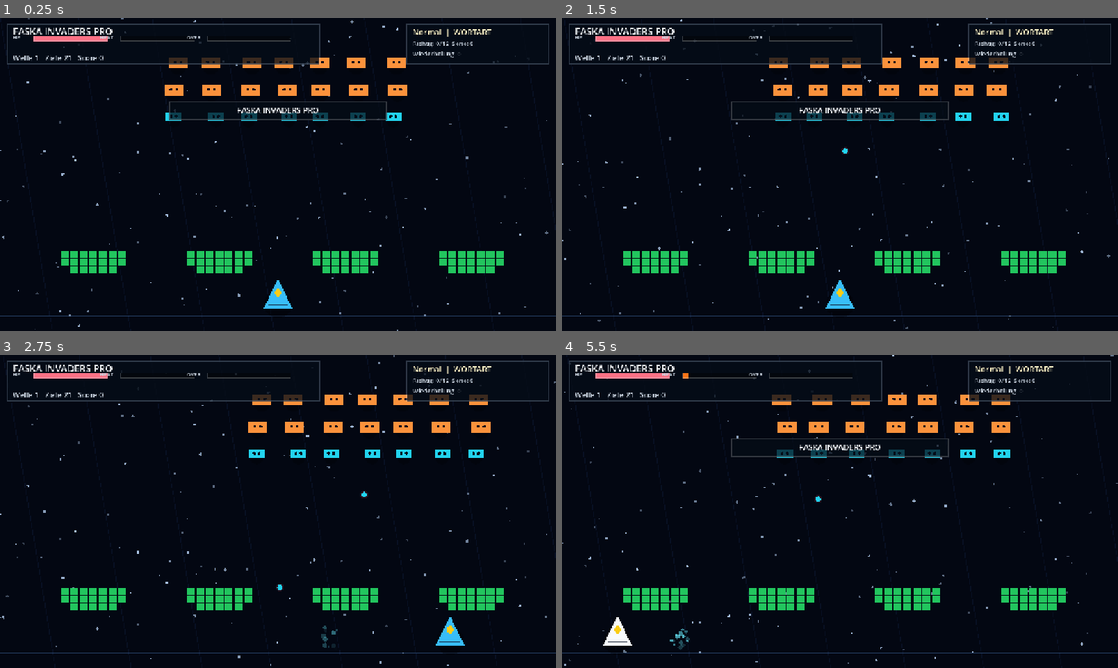
Above: before the commit, frames 1-4 (two rows, left to right).
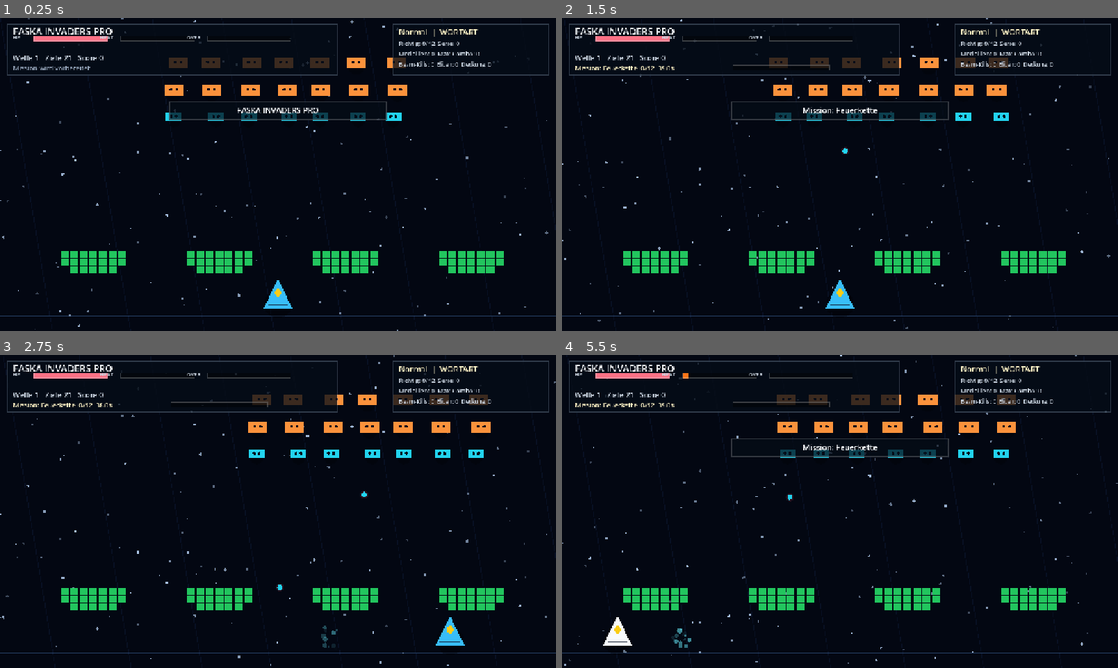
Above: after the commit, the same moments.

Repository: ralfarminkirchner-netizen/faska-flow-pro
Game: Godot game, scene res://scenes/main.tscn
The game is run twice, just before and just after one commit, with the same random seed, the same clock (stepped at 60 frames per second) and the same inputs.
Inputs (mouse positions are in pixels of both pictures, inside the frame that each line leads up to):
- Up to frame 1 (0.25 s): no input
- Up to frame 2 (1.5 s): tap Enter at 0.5 s; drag from (840, 174) to (895, 105) at 0.52 s; drag from (728, 190) to (812, 237) at 1.27 s
- Up to frame 3 (2.75 s): move the mouse to (333, 442) at 2.02 s; hold D from 2.03 s (still down); tap Enter at 2.1 s; tap Space at 2.3 s
- Up to frame 4 (5.5 s): release D at 2.75 s; drag from (812, 574) to (673, 464) at 2.77 s; move the mouse to (1006, 558) at 3.52 s; hold A 3.53-4.25 s; tap I at 3.6 s; tap Space at 3.77, 4.07, 5.3 s; tap R at 3.8 s; drag from (673, 464) to (756, 433) at 4.27 s; move the mouse to (867, 511) at 5.02 s; hold A from 5.03 s (still down); tap Enter at 5.1 s; click (867, 511) at 5.17 s

The runs differ from the first frame. In frame 1, 1.8% of the frame differs, in the area x 1-99%, y 1-19%; in frame 2, 2.1%; in frame 3, 1.9%; in frame 4, 3.1%, in the area x 0-100%, y 0-95%.

Commit message:
feat(invaders): add mission-driven formation pressure

Diff:
--- a/godot/faska-invaders/scripts/main.gd
+++ b/godot/faska-invaders/scripts/main.gd
@@ -8,8 +8,20 @@
 const MAX_HEAT := 100.0
 const MAX_OVERDRIVE := 100.0
 const LEARN_GOAL := 12
+const MISSION_TIME := 38.0
 
 const LESSONS = ["WORTART", "LESEN", "SATZ", "KOMPOSITUM", "MATHE", "ENGLISCH", "SACHKUNDE"]
+
+const MISSION_BANK = [
+	{"id": "combo", "title": "Feuerkette", "goal": 12, "reward": 900, "brief": "Halte eine Trefferkette."},
+	{"id": "charge", "title": "Charge-Beam", "goal": 3, "reward": 820, "brief": "Zerstoere Ziele mit geladenem Beam."},
+	{"id": "elite", "title": "Elite-Jagd", "goal": 2, "reward": 980, "brief": "Schalte gelbe Elite-Invader aus."},
+	{"id": "barrier", "title": "Schildwall", "goal": 7, "reward": 760, "brief": "Lass Deckungen Treffer abfangen."},
+	{"id": "dash", "title": "Ausweichflug", "goal": 4, "reward": 720, "brief": "Nutze Dashs ohne den Druck zu verlieren."},
+	{"id": "overdrive", "title": "Overdrive-Raid", "goal": 1, "reward": 1040, "brief": "Zuendele eine volle Overdrive-Phase."},
+	{"id": "boss", "title": "Mutterschiff", "goal": 1, "reward": 1500, "brief": "Zerstoere den Boss dieser Welle."},
+	{"id": "learn", "title": "Antwort-Fokus", "goal": 3, "reward": 1100, "brief": "Triff richtige Lern-Antwortziele."}
+]
 
 const INVADER_TYPES = {
 	"scout": {"hp": 1.0, "points": 90, "color": "#22d3ee", "radius": 18.0, "fire": 1.0},
@@ -107,6 +119,17 @@
 var score := 0
 var combo := 0
 var combo_timer := 0.0
+var max_combo := 0
+var mission := {}
+var mission_progress := 0
+var mission_timer := 0.0
+var mission_index := -1
+var mission_cooldown := 0.0
+var mission_medals := 0
+var charged_kills := 0
+var elite_kills := 0
+var barrier_saves := 0
+var dive_timer := 3.2
 var direction := 1.0
 var formation := Vector2.ZERO
 var formation_speed := 44.0
@@ -182,6 +205,17 @@
 	score = 0
 	combo = 0
 	combo_timer = 0.0
+	max_combo = 0
+	mission.clear()
+	mission_progress = 0
+	mission_timer = 0.0
+	mission_index = -1
+	mission_cooldown = 0.4
+	mission_medals = 0
+	charged_kills = 0
+	elite_kills = 0
+	barrier_saves = 0
+	dive_timer = 3.2
 	direction = 1.0
 	formation = Vector2.ZERO
 	formation_speed = 44.0
@@ -252,6 +286,15 @@
 	combo_timer = maxf(0.0, combo_timer - delta)
 	if combo_timer <= 0.0:
 		combo = 0
+	if phase == "run":
+		if mission.size() > 0:
+			mission_timer = maxf(0.0, mission_timer - delta)
+			if mission_timer <= 0.0:
+				fail_mission()
+		else:
+			mission_cooldown = maxf(0.0, mission_cooldown - delta)
+			if mission_cooldown <= 0.0 and wave > 0:
+				start_next_mission()
 
 func update_player(delta: float) -> void:
 	var axis := read_axis()
@@ -272,11 +315,13 @@
 		player.invuln = 0.28
 		player.heat += 14.0
 		spawn_particles(Vector2(float(player.x), PLAYER_Y + 10.0), Color.html("#67e8f9"), 14, 190.0)
+		advance_mission("dash", 1, Vector2(float(player.x), PLAYER_Y))
 	if (key_once(KEY_I) or consume_touch_edge("overdrive")) and float(player.overdrive) >= MAX_OVERDRIVE:
 		player.overdrive = 7.0
 		player.heat = 0.0
 		add_floater(Vector2(float(player.x), PLAYER_Y - 72.0), "OVERDRIVE", Color.html("#facc15"))
 		spawn_particles(Vector2(float(player.x), PLAYER_Y - 20.0), Color.html("#facc15"), 32, 320.0)
+		advance_mission("overdrive", 1, Vector2(float(player.x), PLAYER_Y - 72.0))
 	if key_once(KEY_J) or consume_touch_edge("fire"):
 		fire_player_shot(1.0, false)
 	var charge_now := Input.is_key_pressed(KEY_K) or bool(touch_button_state.get("charge", false))
@@ -345,15 +390,68 @@
 	formation.x += direction * formation_speed * delta
 	formation_speed = minf(142.0, 42.0 + float(wave) * 7.0 + float(45 - invaders.size()) * 1.15)
 	enemy_fire_timer -= delta
+	dive_timer -= delta
+	if dive_timer <= 0.0:
+		start_enemy_dive()
 	for invader in invaders:
 		invader.hit = maxf(0.0, float(invader.hit) - delta)
-		var wobble := sin(elapsed * 2.4 + float(invader.phase)) * 7.0
-		invader.pos = Vector2(float(invader.base.x) + formation.x + wobble, float(invader.base.y) + formation.y)
+		if bool(invader.get("dive", false)):
+			update_diving_invader(invader, delta)
+		else:
+			var wobble := sin(elapsed * 2.4 + float(invader.phase)) * 7.0
+			invader.pos = Vector2(float(invader.base.x) + formation.x + wobble, float(invader.base.y) + formation.y)
 		if float(invader.pos.y) > PLAYER_Y - 76.0:
 			player.hp = 0.0
 	if enemy_fire_timer <= 0.0:
 		fire_enemy_wave()
 		enemy_fire_timer = rng.randf_range(0.52, 1.25) / maxf(1.0, 0.8 + float(wave) * 0.08)
+
+func start_enemy_dive() -> void:
+	dive_timer = rng.randf_range(2.5, 4.6) / maxf(1.0, 0.82 + float(wave) * 0.045)
+	if wave < 2 or invaders.size() <= 5:
+		return
+	var candidates := []
+	for invader in invaders:
+		if bool(invader.get("dive", false)):
+			continue
+		if float(invader.pos.y) < PLAYER_Y - 155.0 and (bool(invader.elite) or str(invader.type) in ["hunter", "manta", "sentinel"]):
+			candidates.append(invader)
+	if candidates.size() == 0:
+		for invader in invaders:
+			if not bool(invader.get("dive", false)) and float(invader.pos.y) < PLAYER_Y - 180.0:
+				candidates.append(invader)
+	if candidates.size() == 0:
+		return
+	var invader: Dictionary = candidates[rng.randi_range(0, candidates.size() - 1)]
+	invader.dive = true
+	invader.dive_t = 0.0
+	invader.dive_origin = Vector2(invader.pos)
+	invader.dive_target_x = clampf(float(player.x) + rng.randf_range(-54.0, 54.0), 62.0, VIEW_W - 62.0)
+	invader.dive_amp = rng.randf_range(-72.0, 72.0)
+	invader.dive_speed = rng.randf_range(0.72, 0.94) + minf(0.24, float(wave) * 0.018)
+	add_floater(Vector2(invader.pos), "DIVE", Color.html("#fef08a"))
+
+func update_diving_invader(invader: Dictionary, delta: float) -> void:
+	var t := minf(1.12, float(invader.dive_t) + delta * float(invader.dive_speed))
+	invader.dive_t = t
+	var origin: Vector2 = invader.dive_origin
+	var target_x := float(invader.dive_target_x)
+	var arc := sin(t * PI)
+	invader.pos = Vector2(
+		lerpf(origin.x, target_x, minf(1.0, t)) + sin(t * TAU) * float(invader.dive_amp),
+		lerpf(origin.y, PLAYER_Y - 92.0, minf(1.0, t)) - arc * 42.0
+	)
+	if Vector2(invader.pos).distance_to(Vector2(float(player.x), PLAYER_Y)) < float(invader.radius) + 29.0:
+		invader.dive = false
+		if float(player.invuln) > 0.0:
+			return
+		shake = 0.22
+		combo = 0
+		player.invuln = 0.58
+		player.hp -= 16.0 + float(wave) * 1.2
+		spawn_particles(Vector2(invader.pos), Color.html("#fecaca"), 16, 180.0)
+	if t >= 1.0:
+		invader.dive = false
 
 func fire_enemy_wave() -> void:
 	if invaders.size() == 0:
@@ -426,6 +524,9 @@
 		if float(boss.hp) <= 0.0:
 			score += 2400 + wave * 80
 			add_floater(Vector2(float(boss.x), float(boss.y)), "BOSS +" + str(2400 + wave * 80), Color.html("#facc15"))
+			if bool(shot.charged):
+				advance_mission("charge", 1, Vector2(float(boss.x), float(boss.y)))
+			advance_mission("boss", 1, Vector2(float(boss.x), float(boss.y)))
 			spawn_pickup(Vector2(float(boss.x), float(boss.y)), "overdrive")
 			spawn_particles(Vector2(float(boss.x), float(boss.y)), Color.html("#facc15"), 42, 350.0)
 			boss.clear()
@@ -434,6 +535,7 @@
 		if Vector2(shot.pos).distance_to(Vector2(invader.pos)) < float(invader.radius) + float(shot.radius):
 			invader.hp -= float(shot.damage)
 			invader.hit = 0.16
+			invader.last_hit_charged = bool(shot.charged)
 			shot.life = 0.0
 			spawn_particles(Vector2(shot.pos), Color.html(str(invader.color)), 8, 120.0)
 			if float(invader.hp) <= 0.0:
@@ -448,6 +550,9 @@
 			if float(cell.hp) > 0.0 and Rect2(cell.rect).grow(float(shot.radius)).has_point(Vector2(shot.pos)):
 				cell.hp -= 1.0
 				shot.life = 0.0
+				barrier_saves += 1
+				var hit_rect := Rect2(cell.rect)
+				advance_mission("barrier", 1, hit_rect.position + hit_rect.size * 0.5)
 				spawn_particles(Vector2(shot.pos), Color.html("#fde68a"), 5, 80.0)
 				return
 	if Vector2(shot.pos).distance_to(Vector2(float(player.x), PLAYER_Y)) < 30.0 + float(shot.radius):
@@ -469,6 +574,12 @@
 	add_combo(1)
 	player.overdrive = minf(MAX_OVERDRIVE, float(player.overdrive) + 4.0)
 	add_floater(Vector2(invader.pos), "+" + str(points), Color.html("#bbf7d0"))
+	if bool(invader.elite):
+		elite_kills += 1
+		advance_mission("elite", 1, Vector2(invader.pos))
+	if bool(invader.get("last_hit_charged", false)):
+		charged_kills += 1
+		advance_mission("charge", 1, Vector2(invader.pos))
 	if mode == "Lernen" and str(invader.label) != "":
 		resolve_answer_invader(invader)
 	if rng.randf() < 0.12 or bool(invader.elite):
@@ -488,9 +599,87 @@
 
 func add_combo(amount: int) -> void:
 	combo += amount
+	max_combo = maxi(max_combo, combo)
 	combo_timer = 2.0
+	if mission.size() > 0 and str(mission.get("id", "")) == "combo" and combo >= int(mission.get("goal", 1)):
+		advance_mission("combo", int(mission.get("goal", 1)) - mission_progress, Vector2(float(player.x), PLAYER_Y - 90.0))
 	if combo % 8 == 0:
 		add_floater(Vector2(float(player.x), PLAYER_Y - 90.0), str(combo) + " COMBO", Color.html("#facc15"))
+
+func start_next_mission() -> void:
+	var candidates := []
+	var has_elites := false
+	for invader in invaders:
+		if bool(invader.elite):
+			has_elites = true
+			break
+	for template in MISSION_BANK:
+		var id := str(template.id)
+		if id == "learn" and mode != "Lernen":
+			continue
+		if id == "boss" and boss.size() == 0:
+			continue
+		if id == "elite" and not has_elites:
+			continue
+		candidates.append(template)
+	if candidates.size() == 0:
+		mission.clear()
+		mission_cooldown = 2.0
+		return
+	mission_index += 1
+	mission = Dictionary(candidates[mission_index % candidates.size()]).duplicate(true)
+	mission_progress = 0
+	mission_timer = MISSION_TIME + minf(16.0, float(wave) * 1.35)
+	message = "Mission: " + str(mission.title)
+	message_timer = 1.35
+
+func advance_mission(id: String, amount: int = 1, pos: Vector2 = Vector2.ZERO) -> void:
+	if mission.size() == 0 or str(mission.get("id", "")) != id:
+		return
+	mission_progress = mini(int(mission.get("goal", 1)), mission_progress + maxi(1, amount))
+	if mission_progress >= int(mission.get("goal", 1)):
+		complete_mission(pos)
+
+func complete_mission(pos: Vector2) -> void:
+	if mission.size() == 0:
+		return
+	var reward := int(mission.get("reward", 500)) + wave * 45 + max_combo * 6
+	var title := str(mission.get("title", "Mission"))
+	score += reward
+	mission_medals += 1
+	player.overdrive = minf(MAX_OVERDRIVE, float(player.overdrive) + 18.0)
+	repair_barriers(0.8 + float(mission_medals % 3) * 0.4)
+	add_floater(pos, "MISSION +" + str(reward), Color.html("#facc15"))
+	if mission_medals % 3 == 0:
+		spawn_pickup(Vector2(float(player.x), PLAYER_Y - 210.0), "overdrive")
+	elif mission_medals % 2 == 0:
+		spawn_pickup(Vector2(float(player.x), PLAYER_Y - 210.0), "shield")
+	message = title + " geschafft"
+	message_timer = 1.7
+	mission.clear()
+	mission_progress = 0
+	mission_timer = 0.0
+	mission_cooldown = 2.0
+
+func fail_mission() -> void:
+	if mission.size() == 0:
+		return
+	var title := str(mission.get("title", "Mission"))
+	score = maxi(0, score - 160)
+	message = title + " verpasst"
+	message_timer = 1.4
+	mission.clear()
+	mission_progress = 0
+	mission_timer = 0.0
+	mission_cooldown = 1.35
+
+func repair_barriers(amount: float) -> void:
+	for barrier in barriers:
+		for cell in barrier.cells:
+			if float(cell.hp) <= 0.0 and mission_medals % 2 == 0:
+				cell.hp = minf(float(cell.max_hp), amount)
+			elif float(cell.hp) > 0.0:
+				cell.hp = minf(float(cell.max_hp), float(cell.hp) + amount)
 
 func spawn_pickup(pos: Vector2, kind: String) -> void:
 	pickups.append({"pos": pos, "kind": kind, "life": 10.0, "bob": rng.randf() * TAU})
@@ -545,6 +734,8 @@
 	if mode == "Lernen":
 		prepare_task()
 		ensure_learn_targets()
+	if mission.size() == 0:
+		mission_cooldown = minf(mission_cooldown, 0.55)
 
 func spawn_invader_wave() -> void:
 	var cols := mini(10, 7 + wave / 2)
@@ -579,7 +770,14 @@
 				"elite": elite,
 				"label": "",
 				"correct": false,
-				"hit": 0.0
+				"hit": 0.0,
+				"last_hit_charged": false,
+				"dive": false,
+				"dive_t": 0.0,
+				"dive_origin": Vector2.ZERO,
+				"dive_target_x": 0.0,
+				"dive_amp": 0.0,
+				"dive_speed": 0.0
 			})
 	message = "Welle " + str(wave) + " - Formation bricht an."
 	message_timer = 1.35
@@ -601,7 +799,14 @@
 			"elite": false,
 			"label": "",
 			"correct": false,
-			"hit": 0.0
+			"hit": 0.0,
+			"last_hit_charged": false,
+			"dive": false,
+			"dive_t": 0.0,
+			"dive_origin": Vector2.ZERO,
+			"dive_target_x": 0.0,
+			"dive_amp": 0.0,
+			"dive_speed": 0.0
 		})
 	boss = {"x": VIEW_W * 0.5, "y": 116.0, "vx": 105.0 + float(wave) * 6.0, "hp": 28.0 + float(wave) * 7.0, "max_hp": 28.0 + float(wave) * 7.0, "fire": 1.1, "laser": 2.4, "hit": 0.0}
 	message = "Boss-Welle " + str(wave)
@@ -610,6 +815,10 @@
 func toggle_mode() -> void:
 	mode = "Lernen" if mode == "Normal" else "Normal"
 	clear_labels()
+	mission.clear()
+	mission_progress = 0
+	mission_timer = 0.0
+	mission_cooldown = 0.35
 	if mode == "Lernen":
 		prepare_task()
 		ensure_learn_targets()
@@ -620,6 +829,11 @@
 	lesson_index = (lesson_index + 1) % LESSONS.size()
 	clear_labels()
 	active_task.clear()
+	if str(mission.get("id", "")) == "learn":
+		mission.clear()
+		mission_progress = 0
+		mission_timer = 0.0
+		mission_cooldown = 0.35
 	if mode == "Lernen":
 		prepare_task()
 		ensure_learn_targets()
@@ -689,6 +903,7 @@
 		score += 650
 		player.hp = minf(MAX_HP, float(player.hp) + 10.0)
 		player.overdrive = minf(MAX_OVERDRIVE, float(player.overdrive) + 12.0)
+		advance_mission("learn", 1, Vector2(invader.pos))
 		add_floater(Vector2(invader.pos), "RICHTIG +650", Color.html("#bbf7d0"))
 		active_task.clear()
 		clear_labels()
@@ -873,6 +1088,10 @@
 		var color := Color.html(str(invader.color))
 		if float(invader.hit) > 0.0:
 			color = color.lerp(Color.WHITE, 0.55)
+		if bool(invader.get("dive", false)):
+			var origin: Vector2 = invader.dive_origin
+			draw_line(origin, pos, Color(0.99, 0.9, 0.5, 0.22), 4.0)
+			draw_arc(pos, radius + 11.0, -PI * 0.2, PI * 1.2, 28, Color.html("#facc15"), 3.0)
 		draw_circle(pos + Vector2(0, 9), radius * 0.82, Color(0, 0, 0, 0.28))
 		draw_rect(Rect2(pos.x - radius, pos.y - radius * 0.55, radius * 2.0, radius * 1.1), color, true)
 		draw_circle(pos + Vector2(-radius * 0.56, -radius * 0.16), radius * 0.42, color)
@@ -936,7 +1155,7 @@
 		draw_string(font, Vector2(floater.pos) + Vector2(-80, 0), str(floater.text), HORIZONTAL_ALIGNMENT_CENTER, 160.0, 18, c2)
 
 func draw_hud() -> void:
-	var panel := Rect2(16, 14, minf(size.x - 32.0, 720.0), 92.0)
+	var panel := Rect2(16, 14, minf(size.x - 32.0, 760.0), 118.0)
 	draw_rect(panel, Color(0.02, 0.05, 0.09, 0.78), true)
 	draw_rect(panel, Color(0.78, 0.88, 1.0, 0.22), false, 2.0)
 	draw_string(font, Vector2(30, 39), "FASKA INVADERS PRO", HORIZONTAL_ALIGNMENT_LEFT, 310.0, 22, Color.html("#f8fafc"))
@@ -945,14 +1164,24 @@
 	var over_ratio := float(player.overdrive) / MAX_OVERDRIVE if float(player.overdrive) <= MAX_OVERDRIVE else float(player.overdrive) / 7.0
 	draw_bar(Vector2(430, 56), 190.0, "OVER", clampf(over_ratio, 0.0, 1.0), Color.html("#facc15"))
 	draw_string(font, Vector2(30, 98), "Welle " + str(wave) + "   Ziele " + str(invaders.size()) + "   Score " + str(score), HORIZONTAL_ALIGNMENT_LEFT, 580.0, 17, Color.html("#cbd5e1"))
-	var right := Rect2(size.x - 344.0, 14.0, 328.0, 92.0)
+	if mission.size() > 0:
+		var goal := int(mission.get("goal", 1))
+		var ratio := float(mission_progress) / float(maxi(1, goal))
+		draw_string(font, Vector2(30, 121), "Mission: " + str(mission.get("title", "")) + "  " + str(mission_progress) + "/" + str(goal) + "  " + str(ceil(mission_timer)) + "s", HORIZONTAL_ALIGNMENT_LEFT, 360.0, 15, Color.html("#fef3c7"))
+		draw_rect(Rect2(Vector2(394, 108), Vector2(222, 12)), Color(0, 0, 0, 0.42), true)
+		draw_rect(Rect2(Vector2(394, 108), Vector2(222.0 * clampf(ratio, 0.0, 1.0), 12)), Color.html("#22d3ee"), true)
+		draw_rect(Rect2(Vector2(394, 108), Vector2(222, 12)), Color(1, 1, 1, 0.22), false, 2.0)
+	else:
+		draw_string(font, Vector2(30, 121), "Mission wird vorbereitet", HORIZONTAL_ALIGNMENT_LEFT, 360.0, 15, Color.html("#94a3b8"))
+	var right := Rect2(size.x - 376.0, 14.0, 360.0, 118.0)
 	draw_rect(right, Color(0.02, 0.05, 0.09, 0.78), true)
 	draw_rect(right, Color(0.78, 0.88, 1.0, 0.22), false, 2.0)
-	draw_string(font, right.position + Vector2(14, 25), mode + "  |  " + str(LESSONS[lesson_index]), HORIZONTAL_ALIGNMENT_LEFT, 296.0, 18, Color.html("#fef3c7"))
-	draw_string(font, right.position + Vector2(14, 50), "Richtig: " + str(learn_correct) + "/" + str(LEARN_GOAL) + "  Serie: " + str(learn_streak), HORIZONTAL_ALIGNMENT_LEFT, 296.0, 14, Color.html("#cbd5e1"))
-	draw_string(font, right.position + Vector2(14, 74), "Wiederholung: " + str(repeat_queue.size()), HORIZONTAL_ALIGNMENT_LEFT, 296.0, 14, Color.html("#cbd5e1"))
+	draw_string(font, right.position + Vector2(14, 25), mode + "  |  " + str(LESSONS[lesson_index]), HORIZONTAL_ALIGNMENT_LEFT, 328.0, 18, Color.html("#fef3c7"))
+	draw_string(font, right.position + Vector2(14, 50), "Richtig: " + str(learn_correct) + "/" + str(LEARN_GOAL) + "  Serie: " + str(learn_streak), HORIZONTAL_ALIGNMENT_LEFT, 328.0, 14, Color.html("#cbd5e1"))
+	draw_string(font, right.position + Vector2(14, 74), "Medaillen: " + str(mission_medals) + "  Max-Combo: " + str(max_combo), HORIZONTAL_ALIGNMENT_LEFT, 328.0, 14, Color.html("#cbd5e1"))
+	draw_string(font, right.position + Vector2(14, 98), "Beam-Kills: " + str(charged_kills) + "  Eliten: " + str(elite_kills) + "  Deckung: " + str(barrier_saves), HORIZONTAL_ALIGNMENT_LEFT, 328.0, 13, Color.html("#cbd5e1"))
 	if mode == "Lernen" and active_task.size() > 0:
-		var qpanel := Rect2(170.0, 118.0, size.x - 340.0, 62.0)
+		var qpanel := Rect2(170.0, 146.0, size.x - 340.0, 62.0)
 		draw_rect(qpanel, Color(0.92, 0.96, 1.0, 0.92), true)
 		draw_rect(qpanel, Color(0.38, 0.67, 1.0, 0.7), false, 3.0)
 		draw_string(font, qpanel.position + Vector2(14, 24), str(active_task.prompt), HORIZONTAL_ALIGNMENT_LEFT, qpanel.size.x - 28.0, 20, Color.html("#0f172a"))
Not shown, changed: src/components/games/godot/FaskaInvadersGodot.jsx
Not shown, changed: src/components/hub/GameEngineHub.jsx
